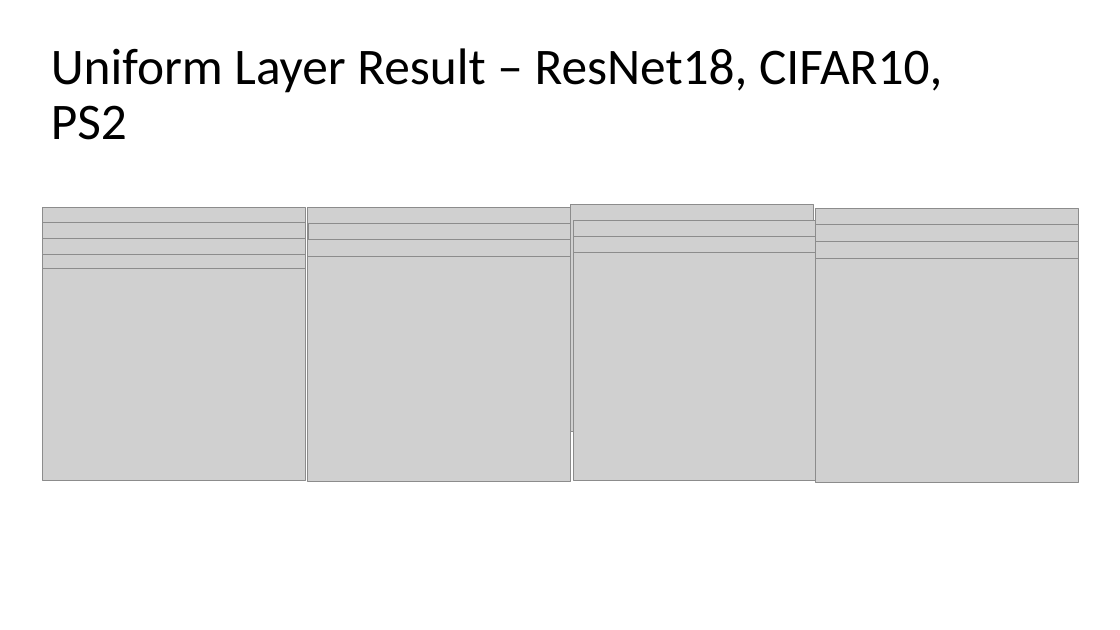
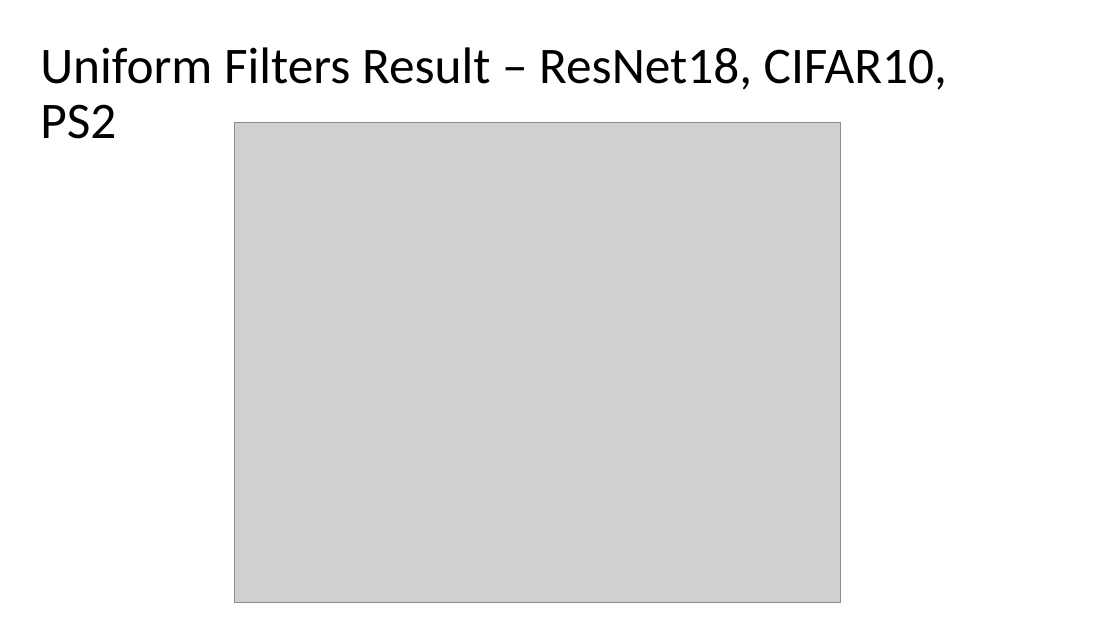
Before and after one commit to Mano-Man/Proj2, a slide deck: slide 10 of doc/Presentations/Results_Masks.pptx (slide 2 before the commit). Drawn at 1120x630 pixels with LibreOffice and Linux fonts; fonts in the diff are those of the drawing; grey boxes stand for pictures. Boxes give left, top, right and bottom in pixels: in the first picture for what was removed or moved away, otherwise in the second. Text is boxed around its words. In the diff, an @@ line names an element or a change of style, - is before the commit and + after.

```diff
--- a/doc/Presentations/Results_Masks.pptx
+++ b/doc/Presentations/Results_Masks.pptx
@@ title at <box>40,47,947,139</box>: text changed @@
-Uniform Layer Result – ResNet18, CIFAR10, PS2
+Uniform Filters Result – ResNet18, CIFAR10, PS2
@@ picture added at <box>234,122,841,602</box> @@
@@ picture removed at <box>42,208,305,419</box> @@
@@ picture removed at <box>308,208,571,433</box> @@
@@ picture removed at <box>571,204,813,432</box> @@
@@ picture removed at <box>816,208,1079,433</box> @@
@@ picture removed at <box>42,223,305,434</box> @@
@@ picture removed at <box>42,239,305,450</box> @@
@@ picture removed at <box>308,223,571,449</box> @@
@@ picture removed at <box>574,220,818,448</box> @@
@@ picture removed at <box>574,236,818,464</box> @@
@@ picture removed at <box>816,225,1079,450</box> @@
@@ picture removed at <box>42,254,305,465</box> @@
@@ picture removed at <box>42,268,305,480</box> @@
@@ picture removed at <box>308,240,571,465</box> @@
@@ picture removed at <box>308,256,571,481</box> @@
@@ picture removed at <box>573,253,817,481</box> @@
@@ picture removed at <box>816,241,1079,465</box> @@
@@ picture removed at <box>816,258,1079,482</box> @@
```
Also in this commit, not shown: 10 other slides changed, 20 slides added.
